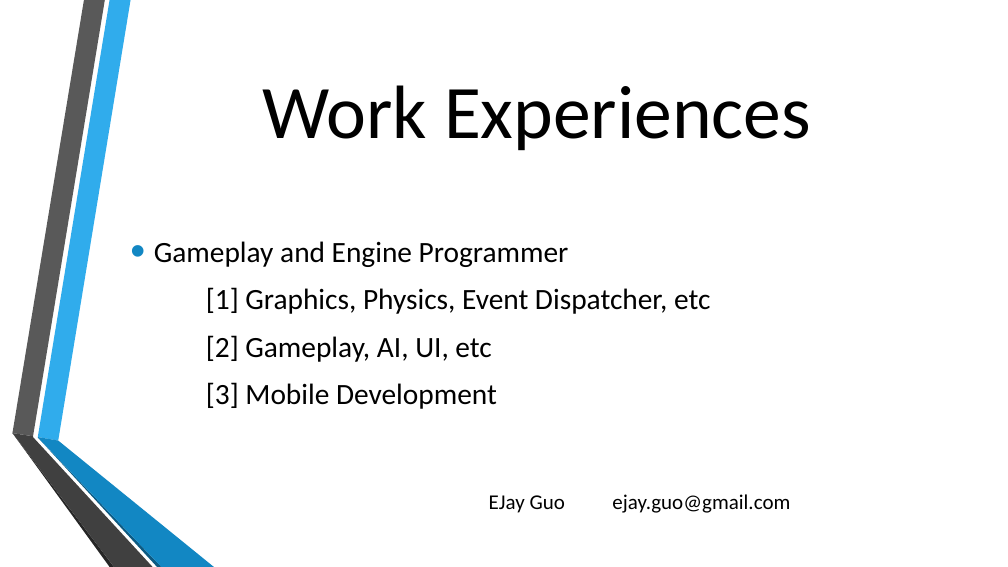
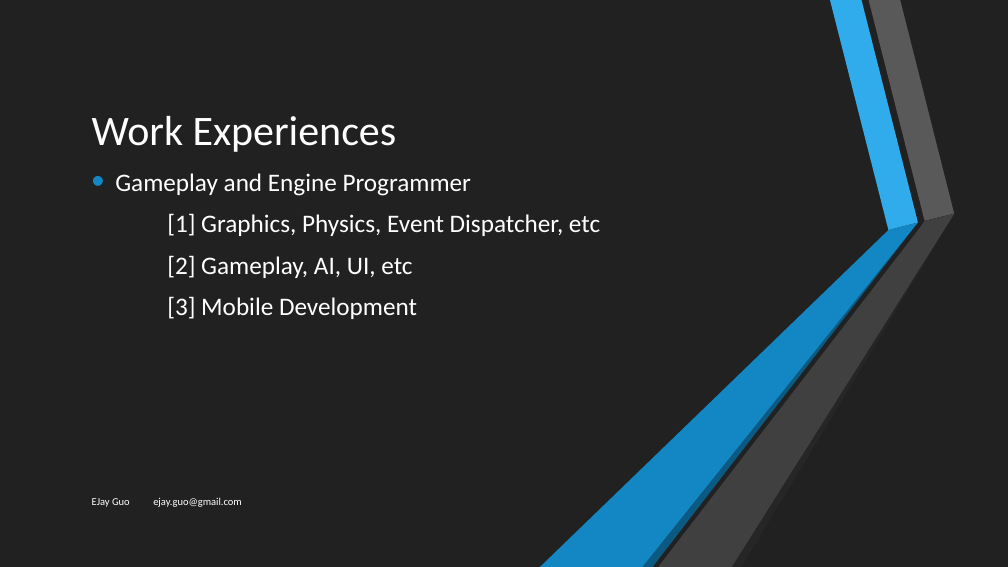
Before and after one commit to ejayguo/2018Fall_CapstoneDesign_TeamInfo, a slide deck: slide 6 of Yijie Guo - Presentation.pptx (slide 5 before the commit). Drawn at 1008x567 pixels with LibreOffice and Linux fonts; fonts in the diff are those of the drawing; background and template pictures are left out. Boxes give left, top, right and bottom in pixels: in the first picture for what was removed or moved away, otherwise in the second. Text is boxed around its words. In the diff, an @@ line names an element or a change of style, - is before the commit and + after.

```diff
--- a/Yijie Guo - Presentation.pptx
+++ b/Yijie Guo - Presentation.pptx
@@ background picture (left out) to #212121 @@
@@ rectangle added at box(0, 0, 1008, 567), fill #212121 @@
@@ freeform shape at box(12, 0, 104, 436): fill #595959 to #FFFFFF @@
@@ title "Work Experiences": place and size @@
-title "Work Experiences" at box(262, 85, 811, 151)
+title "Work Experiences" at box(92, 116, 397, 152)
@@ title "Work Experiences" at box(92, 116, 397, 152): size 72 to 40 pt, text colour #000000 to #FFFFFF; alignment centre to left @@
@@ text "Gameplay and Engine Programmer": place and size @@
-text "Gameplay and Engine Programmer" at box(154, 241, 710, 409)
+text "Gameplay and Engine Programmer" at box(115, 173, 600, 319)
@@ text "Gameplay and Engine Programmer" at box(115, 173, 600, 319): size 28 to 24 pt, text colour #000000 to #FFFFFF; vertical alignment middle to top @@
@@ group added at box(540, 0, 955, 567): 6 freeform shapes @@
@@ freeform shape at box(12, 433, 113, 567): fill #262626 to #FFFFFF @@
@@ freeform shape at box(12, 433, 152, 567): fill #404040 to #FFFFFF @@
@@ text "EJay Guo ejay.guo@gmail.com": place and size @@
-text "EJay Guo ejay.guo@gmail.com" at box(489, 494, 790, 513)
+text "EJay Guo ejay.guo@gmail.com" at box(92, 497, 242, 507)
@@ text "EJay Guo ejay.guo@gmail.com" at box(92, 497, 242, 507): size 20 to 10 pt, text colour #000000 to #FFFFFF; alignment right to left; more space between paragraphs @@
```
Also in this commit, not shown: 8 other slides changed, 1 slide added.
